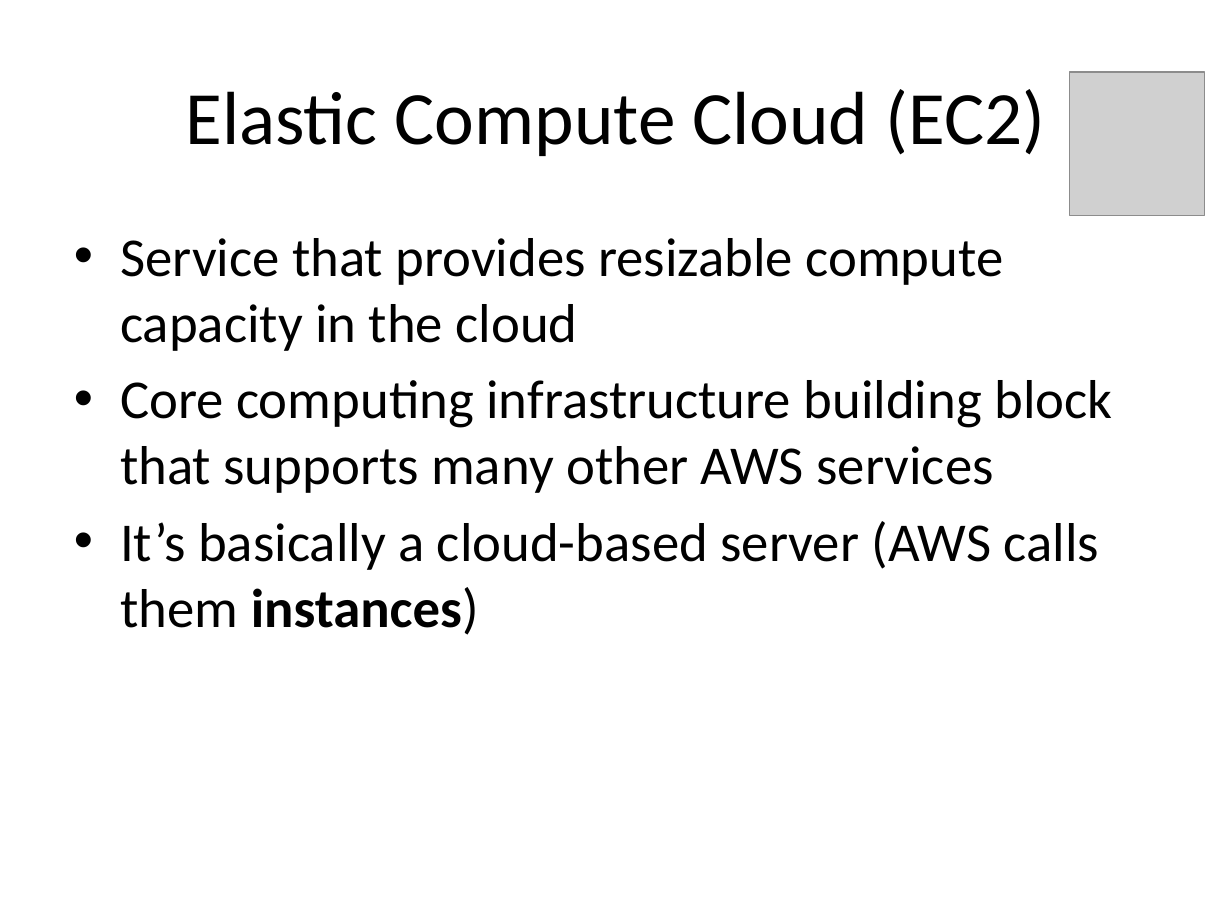
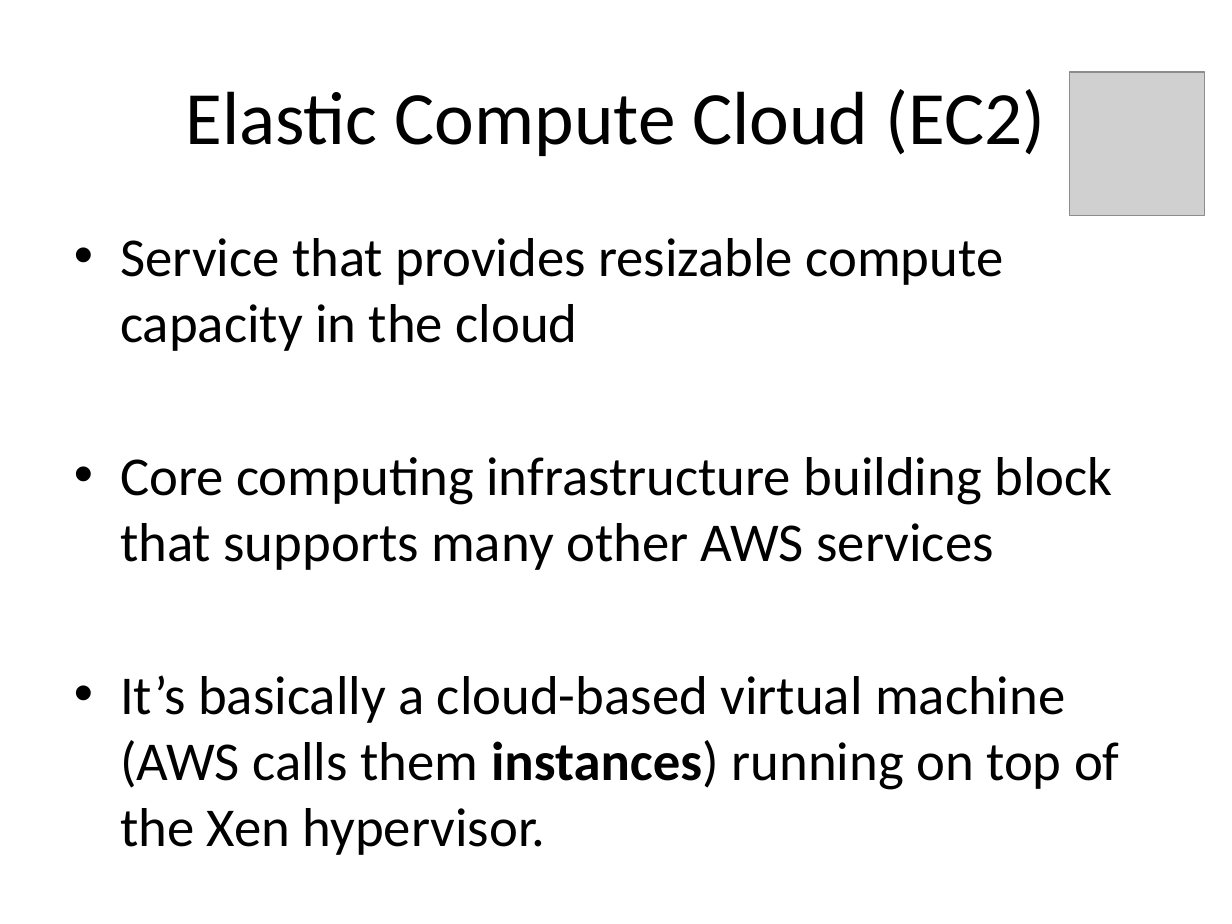
Before and after one commit to jasondbaker/infrastructure-class, a slide deck: slide 34 of infrastructure-week-4.pptx. Drawn at 1232x924 pixels with LibreOffice and Linux fonts; fonts in the diff are those of the drawing; grey boxes stand for pictures. Boxes give left, top, right and bottom in pixels: in the first picture for what was removed or moved away, otherwise in the second. Text is boxed around its words. In the diff, an @@ line names an element or a change of style, - is before the commit and + after.

```diff
--- a/infrastructure-week-4.pptx
+++ b/infrastructure-week-4.pptx
@@ text at (120,675,1120,847): text changed @@
-• It’s basically a cloud-based server (AWS calls them instances)
+• It’s basically a cloud-based virtual machine (AWS calls them instances) running on top of the Xen hypervisor.
```
Also in this commit, not shown: 24 other slides changed.
